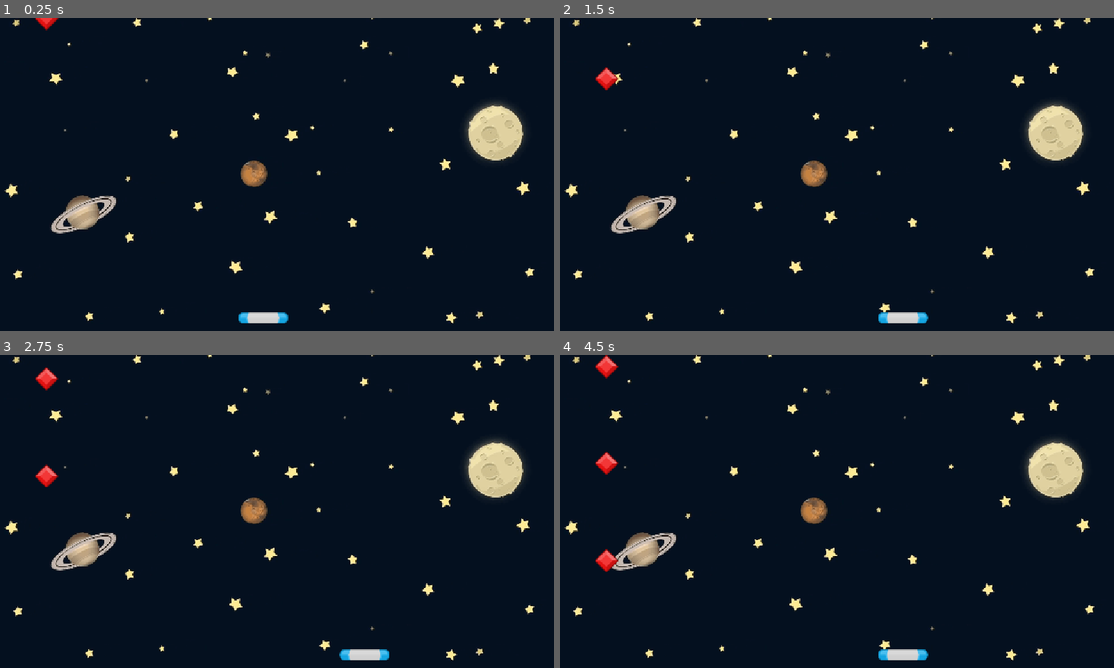
Above: before the commit, frames 1-4 (two rows, left to right).
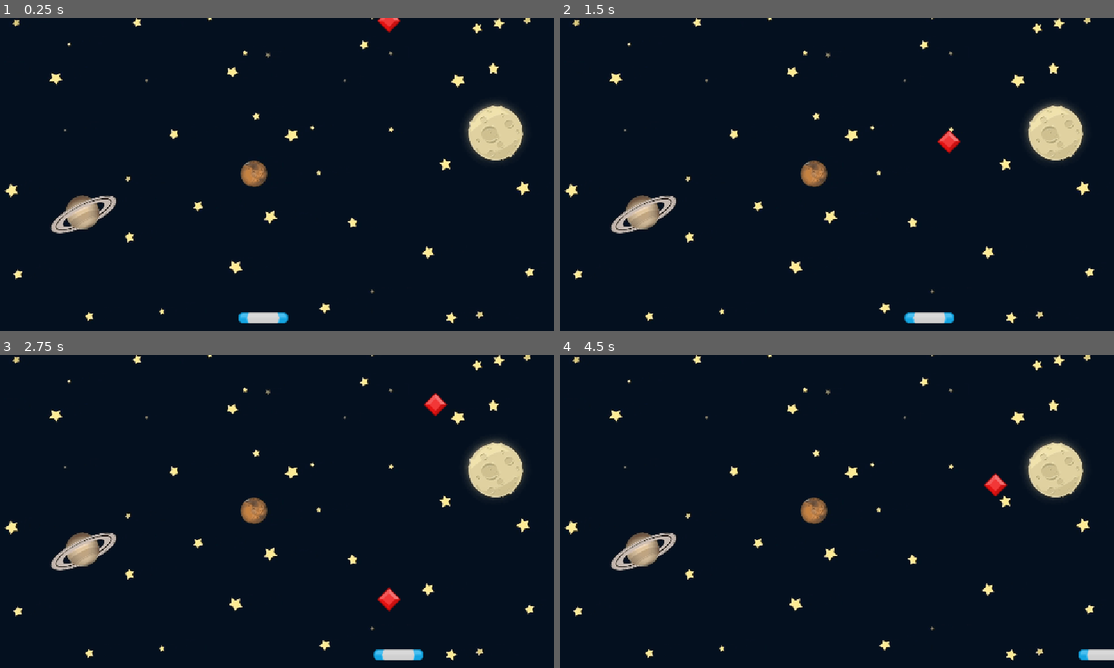
Above: after the commit, the same moments.

Repository: lironexex/gem-catcher
Game: Godot game, scene res://Scenes/Game/Game.tscn
Two runs of this game, one before a commit and one after it. Both use one fixed random seed, a clock stepped at 60 frames per second and the inputs below.
Inputs:
- Up to frame 1 (0.25 s): no input
- Up to frame 2 (1.5 s): hold Right (move_right) 0.53-1.28 s; hold Left (move_left) from 1.28 s (still down)
- Up to frame 3 (2.75 s): release Left (move_left) at 2.03 s; hold Right (move_right) from 2.03 s (still down)
- Up to frame 4 (4.5 s): release Right (move_right) at 3.53 s; hold Left (move_left) from 3.53 s (still down)

The runs differ from the first frame. In frame 1, 0.2% of the frame differs, in the area x 6-73%, y 0-5%; in frame 2, 0.8%; in frame 3, 1.2%; in frame 4, 1.2%, in the area x 6-100%, y 0-98%.

Commit message:
Added random gem drops and game over stops game\

Diff:
--- a/Scenes/Game/Game.tscn
+++ b/Scenes/Game/Game.tscn
@@ -15,8 +15,8 @@
 [node name="Paddle" parent="." instance=ExtResource("2_gwu2e")]
 position = Vector2(549, 620)
 
-[node name="Timer" type="Timer" parent="."]
+[node name="SpawnTimer" type="Timer" parent="."]
 wait_time = 2.0
 autostart = true
 
-[connection signal="timeout" from="Timer" to="." method="_on_timer_timeout"]
+[connection signal="timeout" from="SpawnTimer" to="." method="_on_timer_timeout"]
--- a/Scenes/Game/game.gd
+++ b/Scenes/Game/game.gd
@@ -2,23 +2,42 @@
 
 
 const GEM = preload("res://Scenes/Gem/gem.tscn")
+const MARGIN: float = 70.0
+var START_OF_SCREEN_X: float
+var END_OF_SCREEN_X: float
+
+@onready var spawn_timer: Timer = $SpawnTimer
+@onready var paddle: Area2D = $Paddle
 
 # Called when the node enters the scene tree for the first time.
 func _ready() -> void:
+	START_OF_SCREEN_X = get_viewport_rect().position.x
+	END_OF_SCREEN_X = get_viewport_rect().end.x
 	spawn_gem()
 
 func spawn_gem() -> void:
 	var new_gem: Gem = GEM.instantiate()
-	var x_pos: float = 100.0 # change to random
-	new_gem.position = Vector2(x_pos, -50.0)
+	var x_pos: float = randf_range(
+		START_OF_SCREEN_X,
+		END_OF_SCREEN_X - MARGIN
+	)
+	new_gem.position = Vector2(x_pos, -MARGIN)
 	new_gem.gem_off_screen.connect(_on_gem_off_screen)
 	add_child(new_gem)
+
+func stop_all() -> void:
+	spawn_timer.stop()
+	paddle.set_process(false)
+	for child in get_children():
+		if child is Gem:
+			child.set_process(false)
 
 # Called every frame. 'delta' is the elapsed time since the previous frame.
 func _process(delta: float) -> void:
 	pass
 
 func _on_gem_off_screen() -> void:
+	stop_all()
 	print("Game:: _on_gem_off_screen Game Over")
 
 
--- a/Scenes/Gem/gem.gd
+++ b/Scenes/Gem/gem.gd
@@ -2,7 +2,7 @@
 
 class_name Gem
 
-const INITIAL_SPEED: float = 100.0
+const INITIAL_SPEED: float = 200.0
 var END_OF_SCREEN_Y: float
 
 signal gem_off_screen
--- a/Scenes/Gem/gem.tscn
+++ b/Scenes/Gem/gem.tscn
@@ -16,7 +16,6 @@
 [node name="CollisionShape2D" type="CollisionShape2D" parent="."]
 position = Vector2(0, 25)
 rotation = 0.785398
-scale = Vector2(1, 1)
 shape = SubResource("RectangleShape2D_tv10m")
 
 [connection signal="area_entered" from="." to="." method="_on_area_entered"]
--- a/Scenes/Paddle/paddle.gd
+++ b/Scenes/Paddle/paddle.gd
@@ -1,6 +1,6 @@
 extends Area2D
 
-const INITIAL_PADDLE_SPEED: float = 300.0
+const INITIAL_PADDLE_SPEED: float = 400.0
 var MIN_X_VALUE: float
 var MAX_X_VALUE: float
 #const MIN_X_VALUE = get_viewport_rect().position.x
